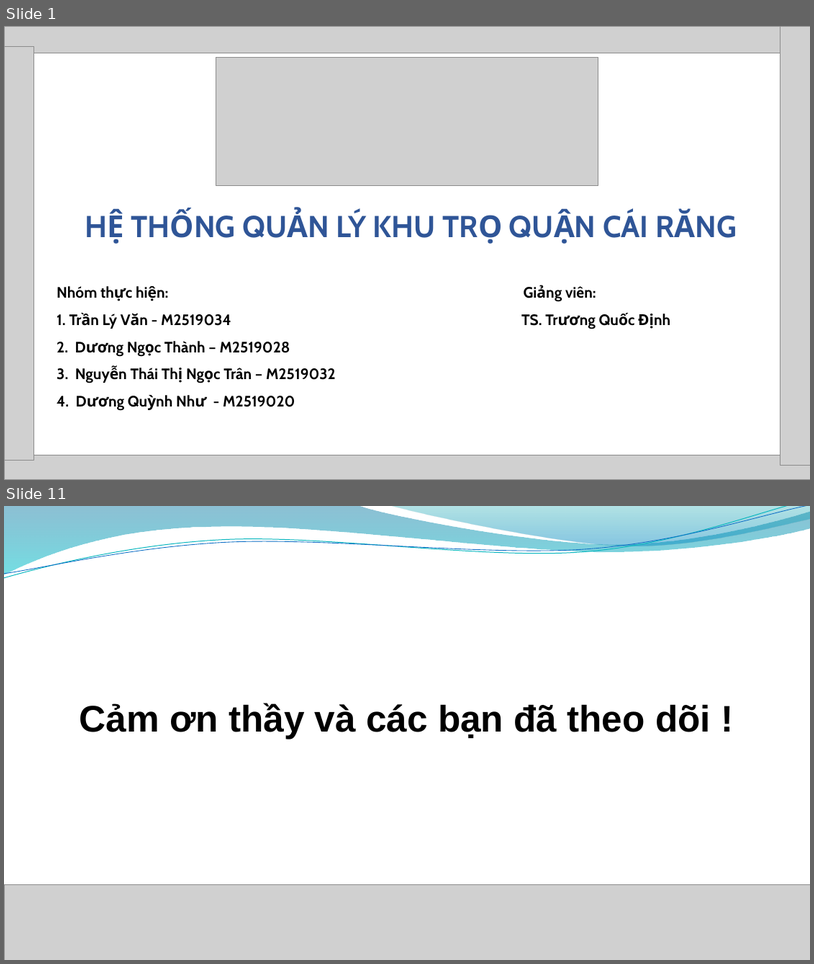
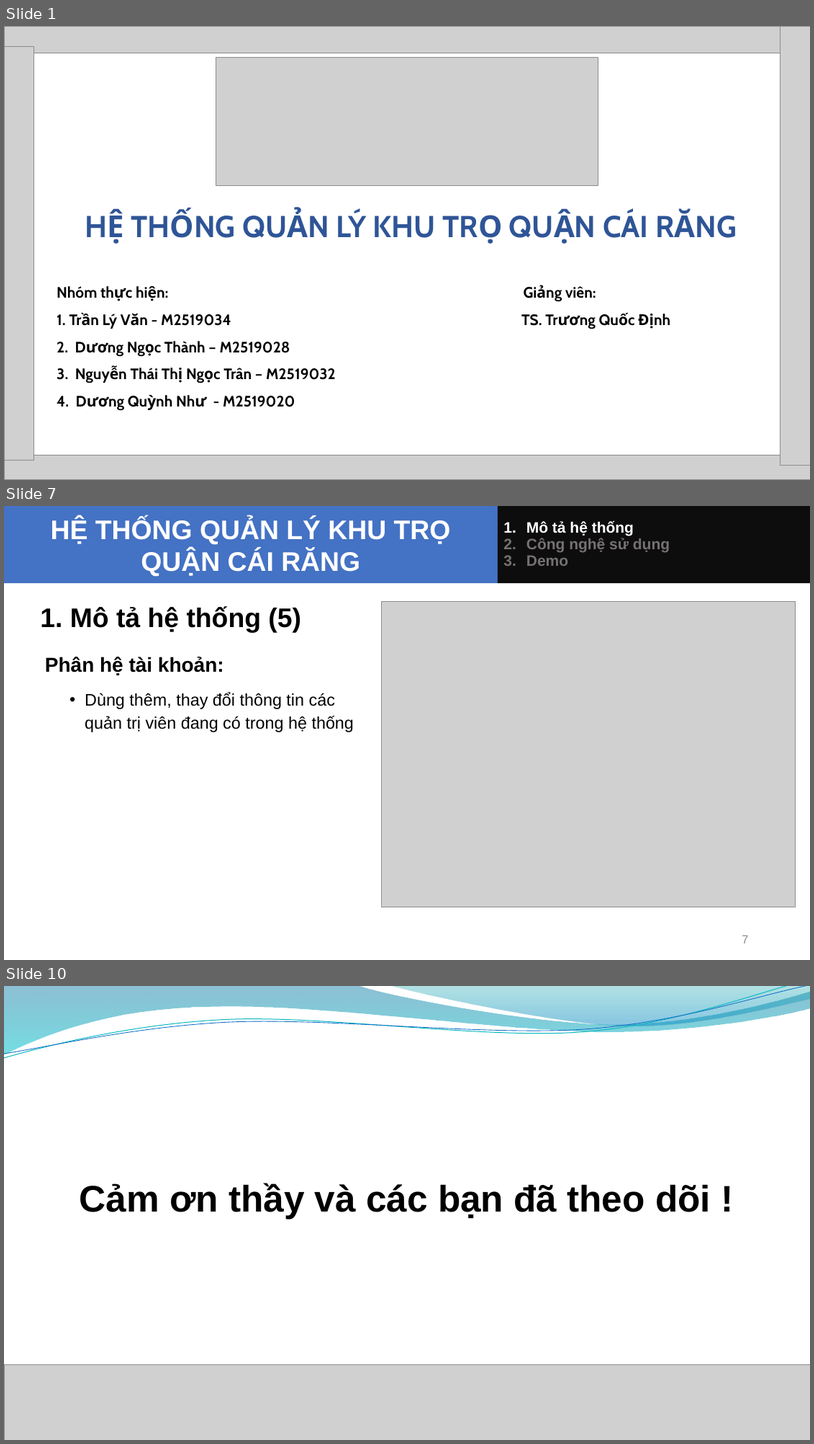
Before and after one commit to tranlyvan/khutro_cairang, a slide deck: Bao cao Nhom.pptx. Shown one above the other, each under a label of ours: slides 1 and 11 before the commit, slides 1, 7 and 10 after it; the slides between them are not shown. The pictures are 814x964 and 814x1444 pixels, drawn with LibreOffice and Linux fonts; fonts in the diff are those of the drawing; grey boxes stand for pictures; background and template pictures are left out. Boxes give left, top, right and bottom in pixels: in the first picture for what was removed or moved away, otherwise in the second. Text is boxed around its words. In the diff, an @@ line names an element or a change of style, - is before the commit and + after.

```diff
--- a/Bao cao Nhom.pptx
+++ b/Bao cao Nhom.pptx
@@ slide 7 added at bbox=[4, 506, 810, 960], background #FFFFFF @@
@@ title added at bbox=[4, 506, 498, 584], fill #4472C4, 32 pt, text #FFFFFF, bold @@
+HỆ THỐNG QUẢN LÝ KHU TRỌ QUẬN CÁI RĂNG
@@ rectangle added at bbox=[498, 506, 810, 584], fill #0D0D0D, 18 pt, text #767171, bold @@
+1. Mô tả hệ thống
+2. Công nghệ sử dụng
+3. Demo
@@ text added at bbox=[40, 606, 301, 633], 32 pt, text #000000, bold @@
+  1. Mô tả hệ thống (5)
@@ picture added at bbox=[382, 602, 796, 906] @@
@@ text added at bbox=[45, 656, 354, 732], 20 pt, text #000000 @@
+Phân hệ tài khoản:
+  • Dùng thêm, thay đổi thông tin các quản trị viên đang có trong hệ thống
@@ page number added at bbox=[742, 935, 748, 943], 14 pt, text #8C8C8C @@
+7
@@ what was slide 11 is now slide 10 @@
```
Also in this commit, not shown: 3 slides changed, 4 other slides added, 6 slides removed.
